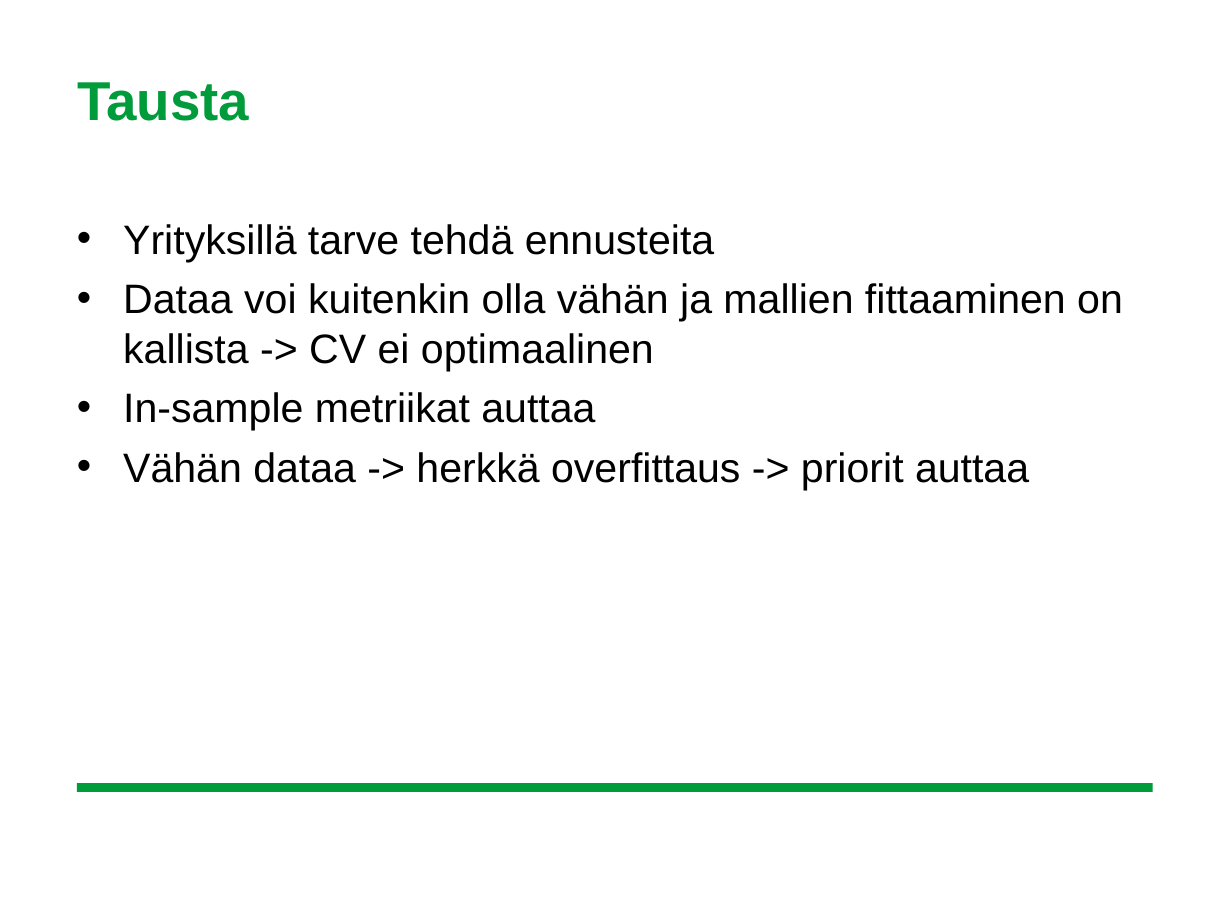
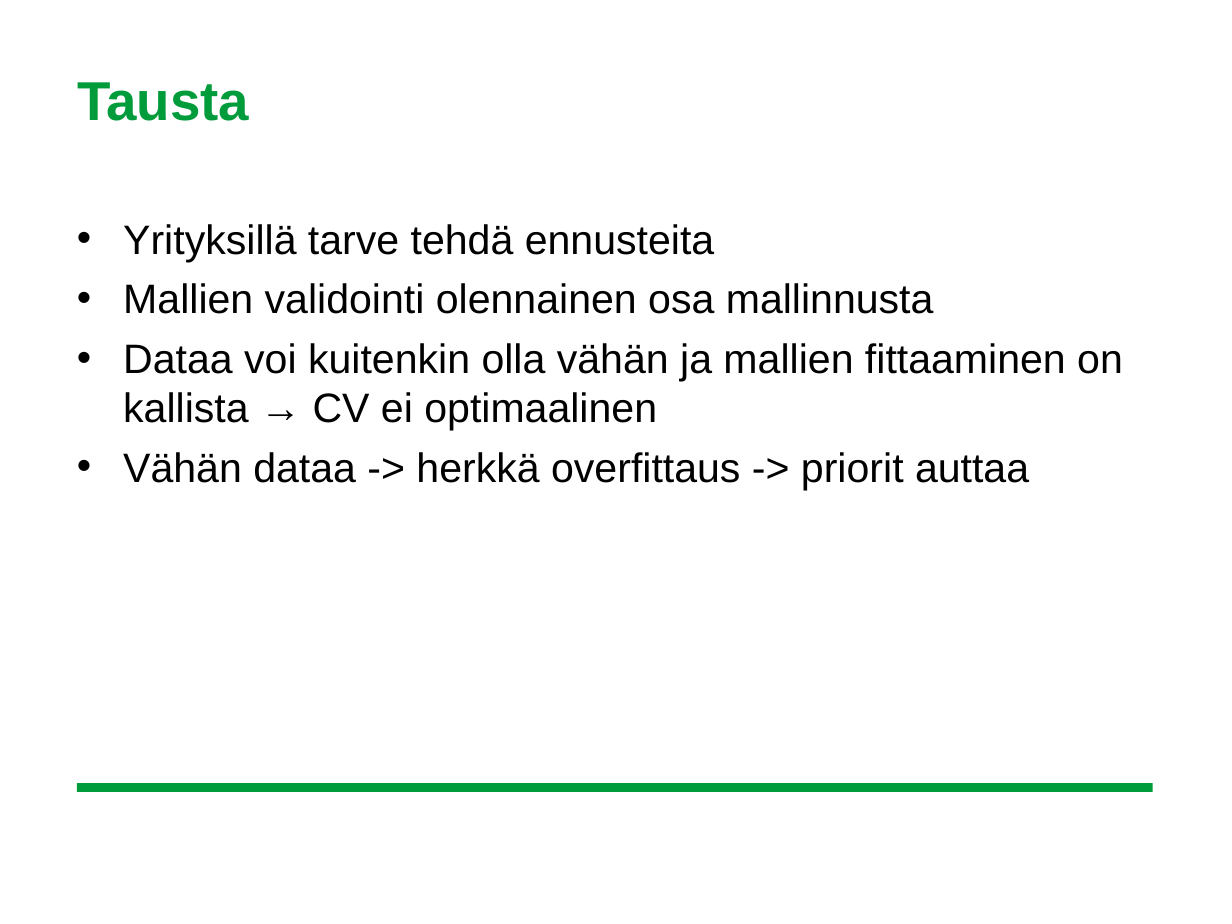
Before and after one commit to leevirontySF/BSC_thesis, a slide deck: slide 3 of aihepresis.ppt. Drawn at 1232x924 pixels with LibreOffice and Linux fonts; fonts in the diff are those of the drawing; background and template pictures are left out. Boxes give left, top, right and bottom in pixels: in the first picture for what was removed or moved away, otherwise in the second. Text is boxed around its words. In the diff, an @@ line names an element or a change of style, - is before the commit and + after.

Commit message:
Save ppt

```diff
--- a/aihepresis.ppt
+++ b/aihepresis.ppt
@@ text at bbox=[123, 283, 1123, 430]: text changed @@
-• Dataa voi kuitenkin olla vähän ja mallien fittaaminen on kallista -> CV ei optimaalinen
-• In-sample metriikat auttaa
+• Mallien validointi olennainen osa mallinnusta
+• Dataa voi kuitenkin olla vähän ja mallien fittaaminen on kallista → CV ei optimaalinen
```
Also in this commit, not shown: 1 other slide changed, 3 slides added.
